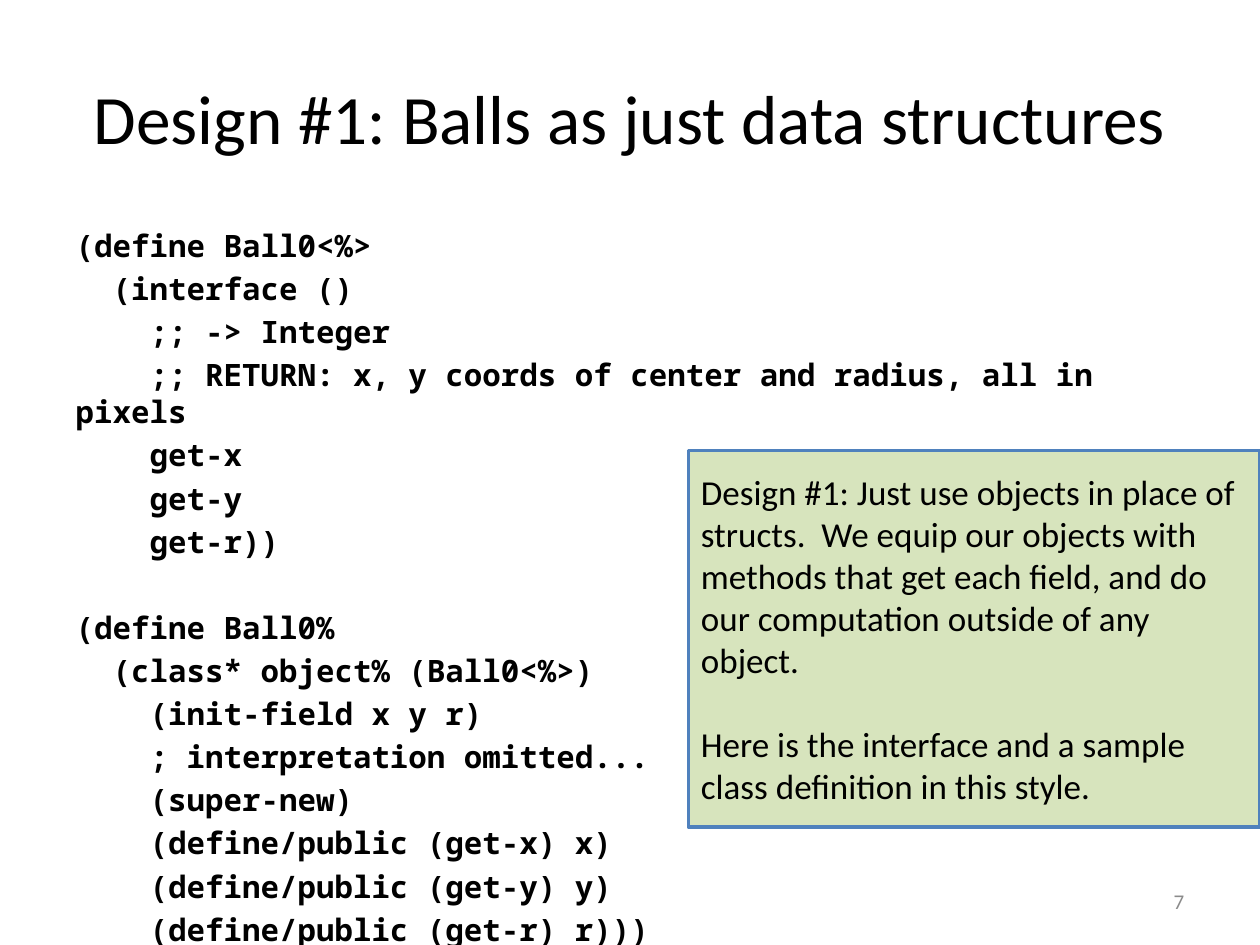
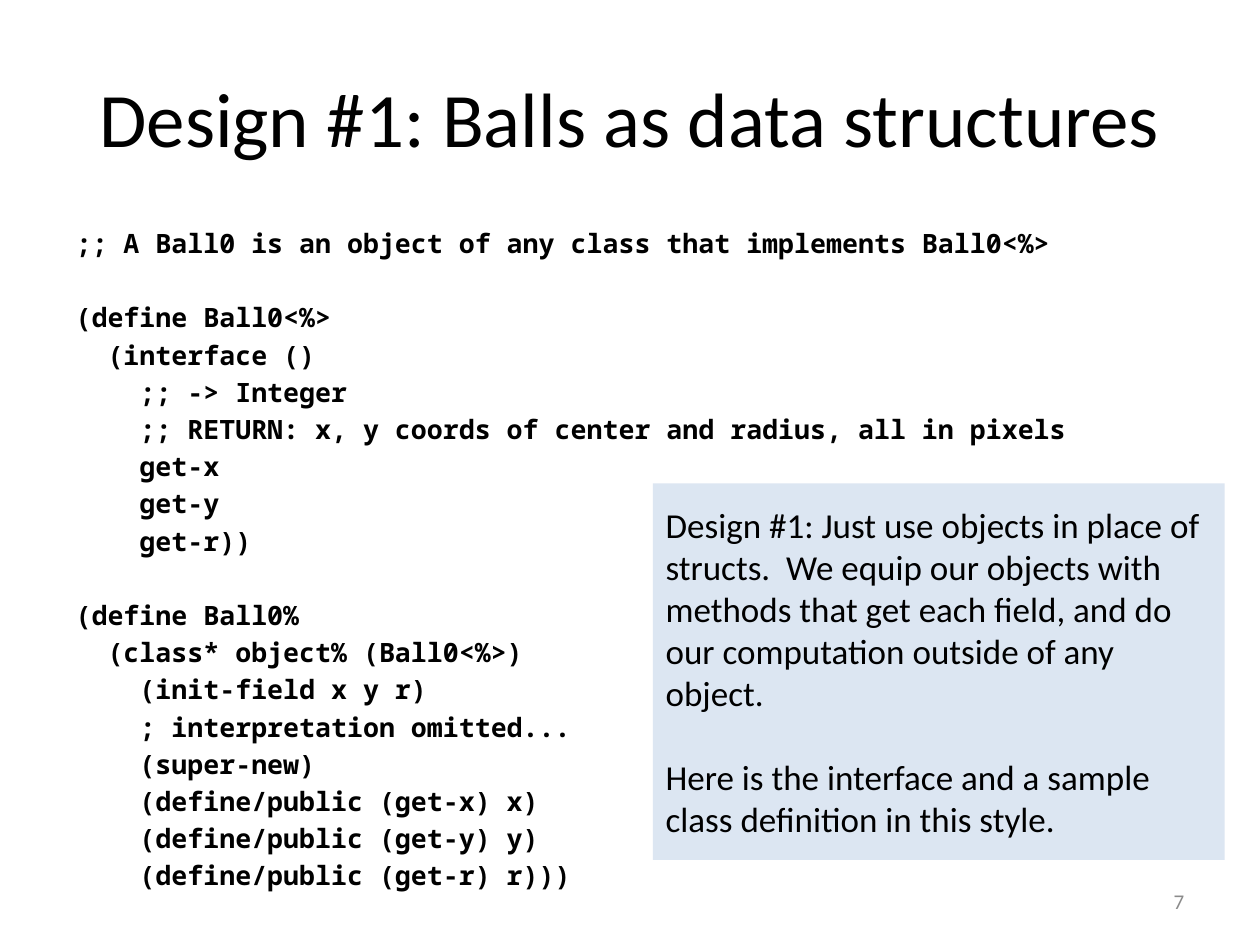
Before and after one commit to mwand/cs5010f16, a slide deck: slide 7 of Slides/Lesson 10.1 Patterns of Communication Between Objects.pptx. Drawn at 1260x945 pixels with LibreOffice and Linux fonts; fonts in the diff are those of the drawing. Boxes give left, top, right and bottom in pixels: in the first picture for what was removed or moved away, otherwise in the second. Text is boxed around its words. In the diff, an @@ line names an element or a change of style, - is before the commit and + after.

```diff
--- a/Slides/Lesson 10.1 Patterns of Communication Between Objects.pptx
+++ b/Slides/Lesson 10.1 Patterns of Communication Between Objects.pptx
@@ title at bbox=[99, 93, 1159, 161]: text changed; size 39.6 to 44 pt @@
-Design #1: Balls as just data structures
+Design #1: Balls as data structures
@@ text at bbox=[123, 232, 1050, 260]: paragraph added @@
+;; A Ball0 is an object of any class that implements Ball0<%>
@@ text at bbox=[76, 306, 1066, 855]: size 17.6 to 15.2 pt in "(define Ball0<%>", "(interface ()", ";; -> Integer", ";; RETURN: x, y coords of center ..." and 11 more places @@
@@ rectangle "Design #1: Just use objects ...": place and size @@
-rectangle "Design #1: Just use objects ..." at bbox=[688, 450, 1260, 827]
+rectangle "Design #1: Just use objects ..." at bbox=[653, 484, 1225, 861]
@@ rectangle "Design #1: Just use objects ..." at bbox=[653, 484, 1225, 861]: fill #D7E4BD to #DCE6F2; outline #4F81BD 2 pt to none @@
```
Also in this commit, not shown: 7 other slides changed, 11 other files.
